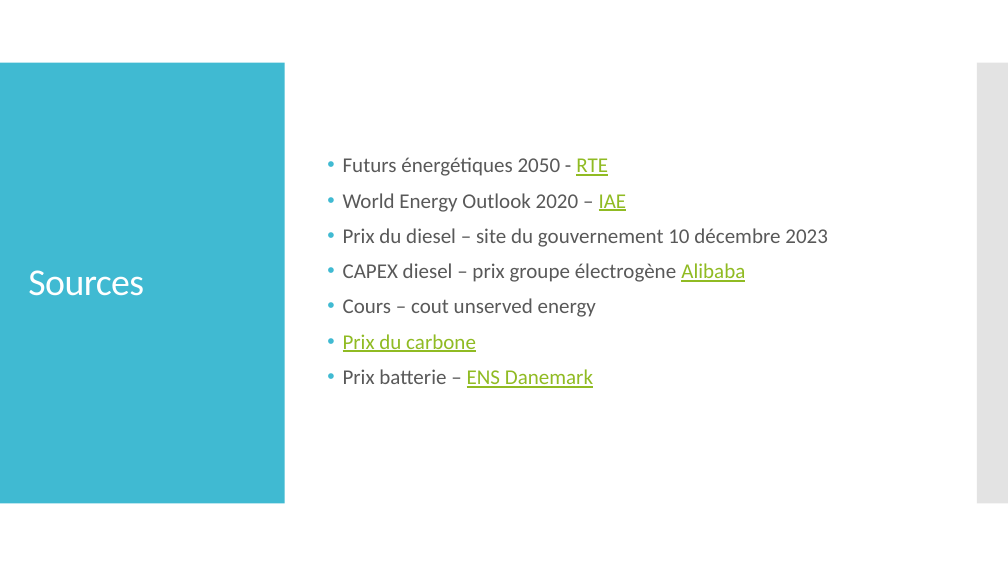
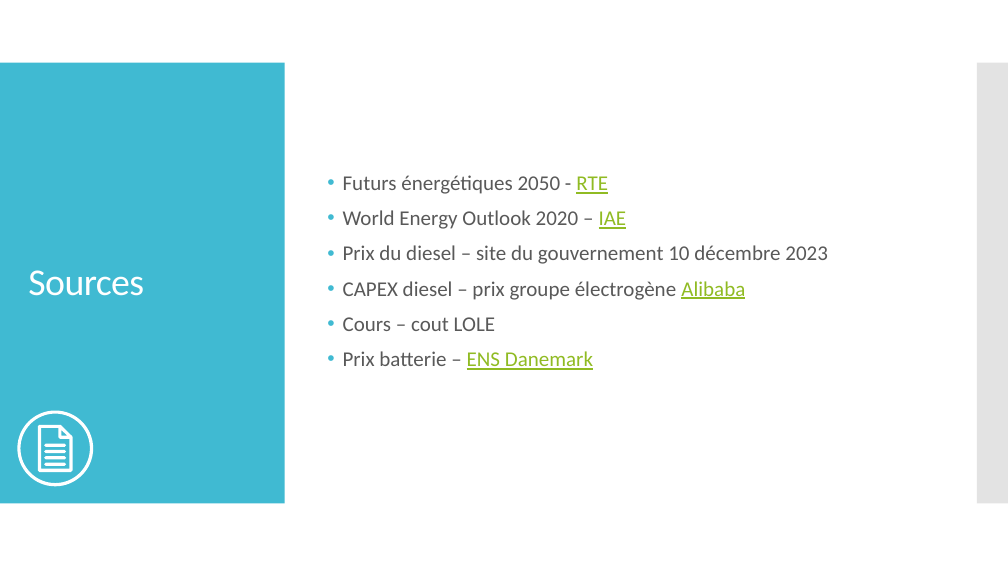
Before and after one commit to cledat/Projet-EA314, a slide deck: slide 14 of rapport.pptx (slide 11 before the commit). Drawn at 1008x567 pixels with LibreOffice and Linux fonts; fonts in the diff are those of the drawing. Boxes give left, top, right and bottom in pixels: in the first picture for what was removed or moved away, otherwise in the second. Text is boxed around its words. In the diff, an @@ line names an element or a change of style, - is before the commit and + after.

```diff
--- a/rapport.pptx
+++ b/rapport.pptx
@@ text at <box>343,317,495,331</box>: text changed @@
-• Cours – cout unserved energy
-• Prix du carbone
+• Cours – cout LOLE
@@ group added at <box>17,411,93,486</box>: 6 freeform shapes @@
```
Also in this commit, not shown: 14 other slides changed, 2 slides added, 1 slide removed, 1 other file.
